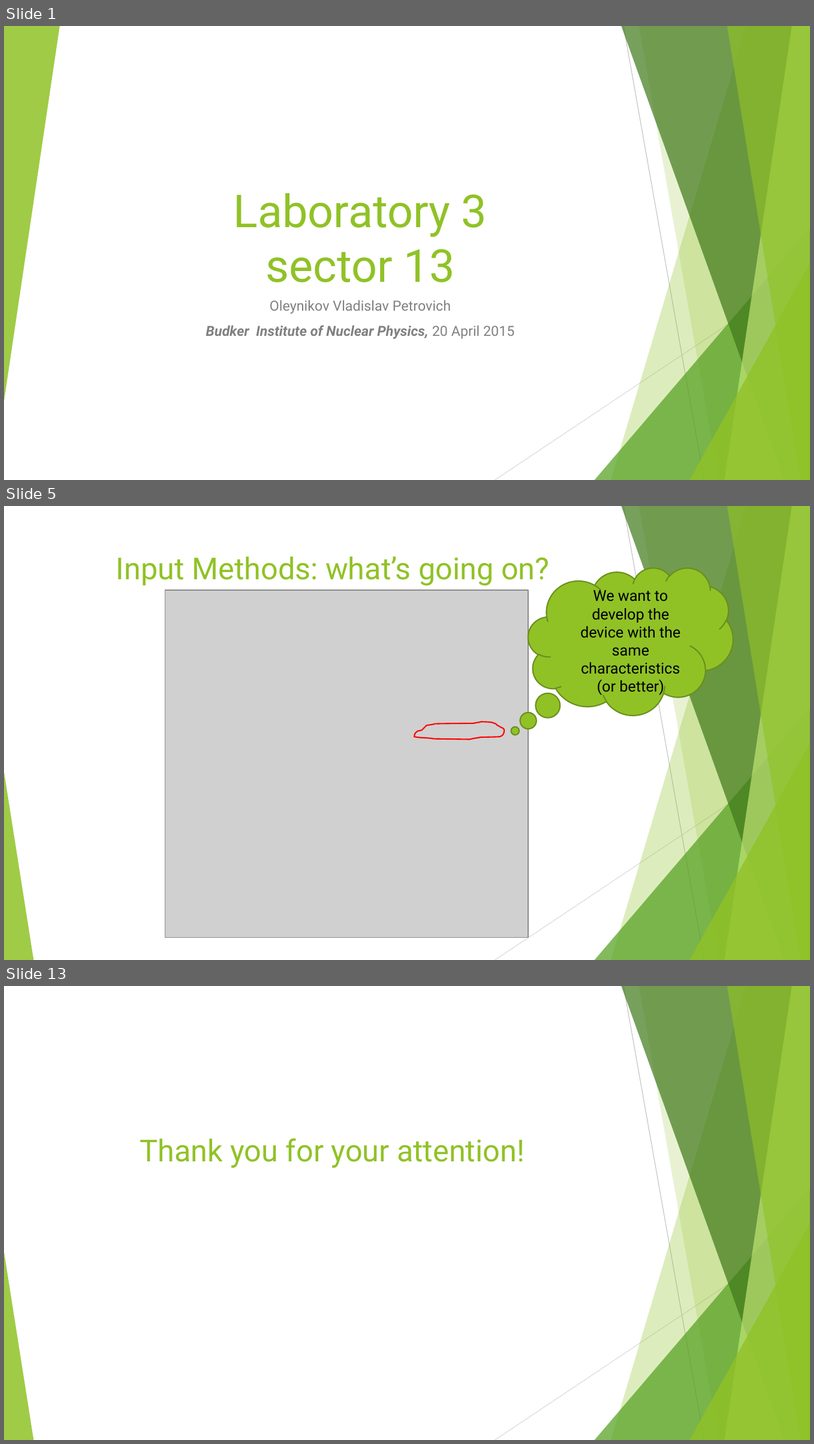
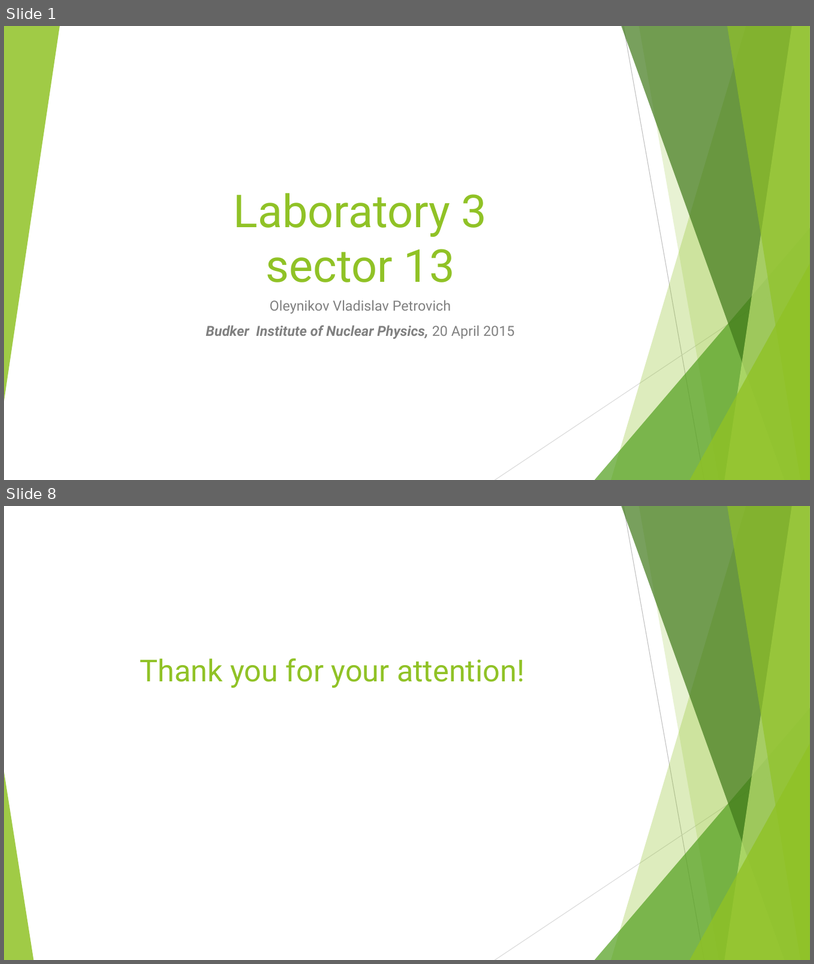
Before and after one commit to Vlad-ole/Presentations, a slide deck: My_laboratory/My_laboratory.pptx. Shown one above the other, each under a label of ours: slides 1, 5 and 13 before the commit, slides 1 and 8 after it; the slides between them are not shown. The pictures are 814x1444 and 814x964 pixels, drawn with LibreOffice and Linux fonts; fonts in the diff are those of the drawing; grey boxes stand for pictures. Boxes give left, top, right and bottom in pixels: in the first picture for what was removed or moved away, otherwise in the second. Text is boxed around its words. In the diff, an @@ line names an element or a change of style, - is before the commit and + after.

```diff
--- a/My_laboratory/My_laboratory.pptx
+++ b/My_laboratory/My_laboratory.pptx
@@ slide 5 removed at <box>4,506,810,960</box>, background #FFFFFF; not listed: 10 template elements that a slide beside it also shows @@
@@ title removed at <box>116,556,549,586</box> @@
-Input Methods: what’s going on?
@@ thought cloud removed at <box>528,568,734,715</box> @@
@@ picture removed at <box>165,590,528,937</box> @@
@@ text removed at <box>581,587,681,696</box> @@
-We want to develop the device with the same characteristics (or better)
@@ freeform shape removed at <box>415,721,505,739</box> @@
@@ what was slide 13 is now slide 8 @@
```
Also in this commit, not shown: 3 slides changed, 3 slides added, 7 other slides removed, 2 other files.
